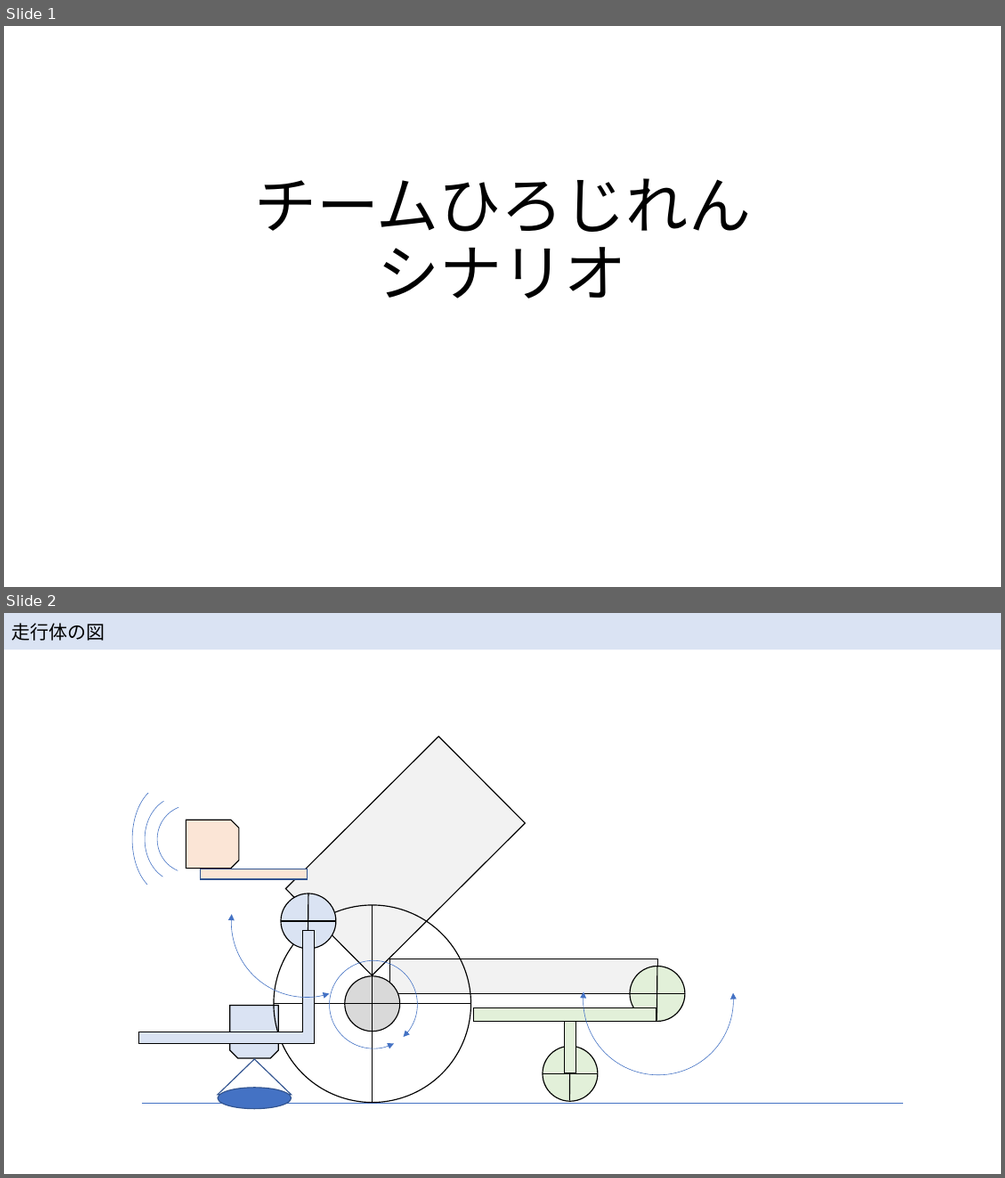
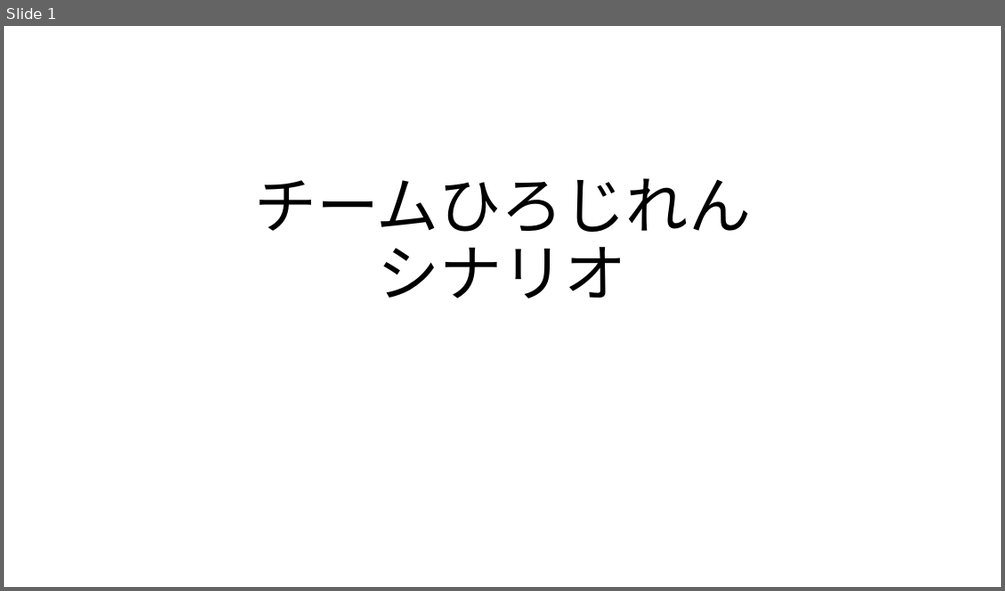
Before and after one commit to McRobo2019/ET_Robo_2019, a slide deck: Documents/hirojiren_scenario.pptx. Shown one above the other, each under a label of ours: slides 1 and 2 before the commit, slide 1 after it. The pictures are 1005x1178 and 1005x591 pixels, drawn with LibreOffice and Linux fonts; fonts in the diff are those of the drawing. Boxes give left, top, right and bottom in pixels: in the first picture for what was removed or moved away, otherwise in the second. Text is boxed around its words. In the diff, an @@ line names an element or a change of style, - is before the commit and + after.

```diff
--- a/Documents/hirojiren_scenario.pptx
+++ b/Documents/hirojiren_scenario.pptx
@@ slide 2 removed at bbox=[4, 613, 1001, 1174], background #FFFFFF @@
@@ rectangle removed at bbox=[4, 613, 1001, 649] @@
-走行体の図
@@ rectangle removed at bbox=[286, 736, 526, 975] @@
@@ arc (boxed as its full ellipse) removed at bbox=[231, 847, 381, 997] @@
@@ group removed at bbox=[133, 785, 307, 893]: 3 arc (boxed as its full ellipse)s, 1 snip same rect, 1 rectangle @@
@@ ellipse removed at bbox=[281, 893, 336, 949] @@
@@ line removed from (307, 948) to (308, 893) @@
@@ group removed at bbox=[274, 905, 471, 1102]: 2 ellipses, 2 lines @@
@@ corner removed at bbox=[138, 930, 314, 1043] @@
@@ line removed from (336, 921) to (281, 921) @@
@@ arc (boxed as its full ellipse) removed at bbox=[583, 925, 734, 1075] @@
@@ rectangle removed at bbox=[390, 959, 658, 994] @@
@@ arc (boxed as its full ellipse) removed at bbox=[329, 961, 418, 1049] @@
@@ snip same rect removed at bbox=[230, 1005, 278, 1058] @@
@@ group removed at bbox=[474, 966, 685, 1102]: 4 lines, 2 ellipses, 2 rectangles @@
@@ triangle removed at bbox=[218, 1059, 291, 1094] @@
@@ ellipse removed at bbox=[218, 1087, 291, 1108] @@
@@ line removed from (142, 1103) to (903, 1103) @@
```
Also in this commit, not shown: 3 slides added.
